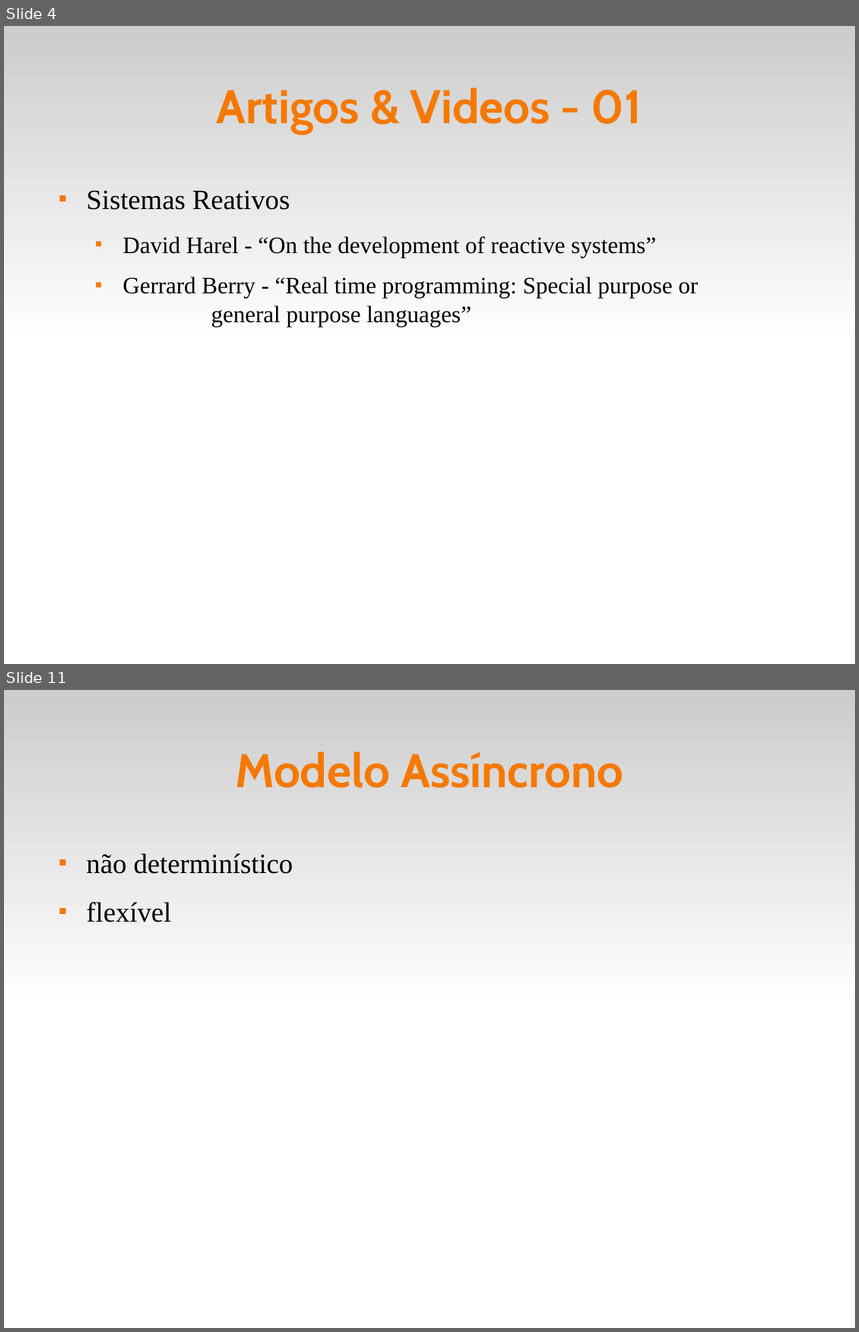
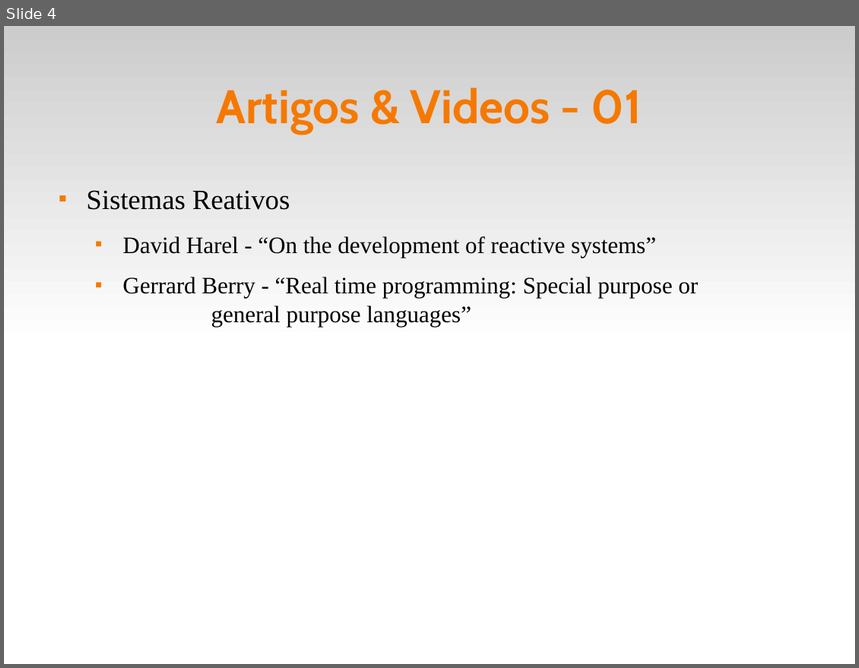
Before and after one commit to fsantanna-uerj/reativos, a slide deck: slides/01_reativos.odp. Shown one above the other, each under a label of ours: slides 4 and 11 before the commit, slide 4 after it; the slides between them are not shown. The pictures are 859x1332 and 859x668 pixels, drawn with LibreOffice and Linux fonts; fonts in the diff are those of the drawing. Boxes give left, top, right and bottom in pixels: in the first picture for what was removed or moved away, otherwise in the second. Text is boxed around its words. In the diff, an @@ line names an element or a change of style, - is before the commit and + after.

```diff
--- a/slides/01_reativos.odp
+++ b/slides/01_reativos.odp
@@ slide 11 removed at [4, 690, 855, 1328], background #FFFFFF; not listed: 1 template element that a slide beside it also shows @@
@@ title removed at [235, 752, 623, 788] @@
-Modelo Assíncrono
@@ text removed at [86, 853, 294, 923] @@
-■ não determinístico
-■ flexível
```
Also in this commit, not shown: 6 other slides removed, 12 other files.
